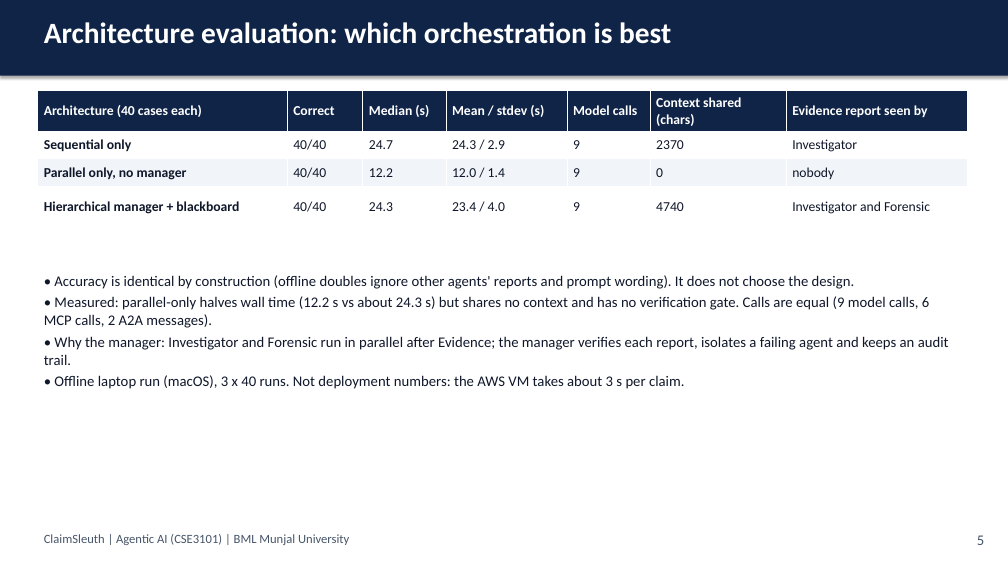
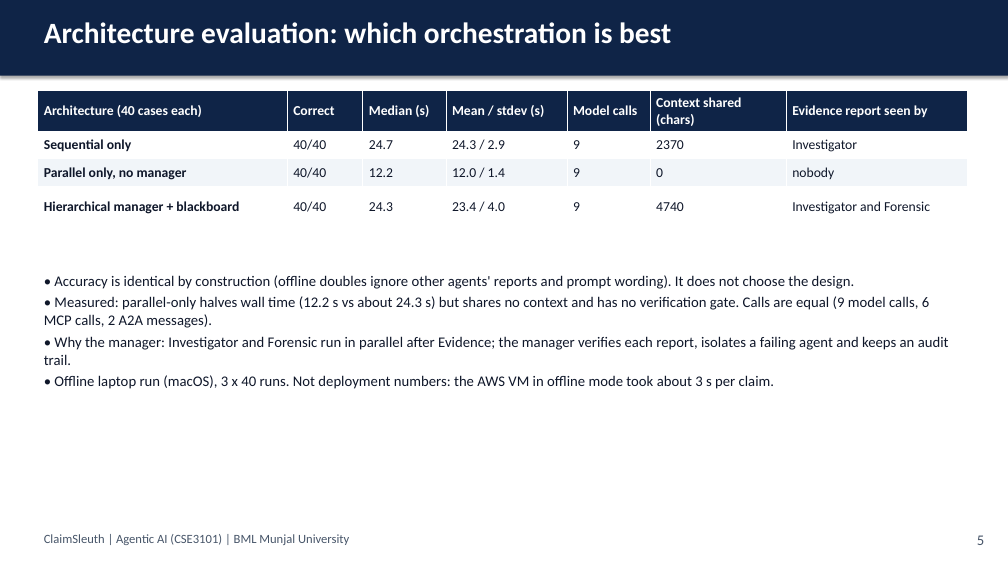
Before and after one commit to astitvasaxena/ClaimSleuth_simple, a slide deck: slide 6 of docs/submission/ClaimSleuth_Final_Presentation.pptx. Drawn at 1008x567 pixels with LibreOffice and Linux fonts; fonts in the diff are those of the drawing. Boxes give left, top, right and bottom in pixels: in the first picture for what was removed or moved away, otherwise in the second. Text is boxed around its words. In the diff, an @@ line names an element or a change of style, - is before the commit and + after.

Commit message:
Sync deliverables to live AWS deployment: Elastic IP, live mode, CI/CD docs, live-run evidence, deploy script fixes

```diff
--- a/docs/submission/ClaimSleuth_Final_Presentation.pptx
+++ b/docs/submission/ClaimSleuth_Final_Presentation.pptx
@@ text at <box>54,375,775,389</box>: text changed @@
-• Offline laptop run (macOS), 3 x 40 runs. Not deployment numbers: the AWS VM takes about 3 s per claim.
+• Offline laptop run (macOS), 3 x 40 runs. Not deployment numbers: the AWS VM in offline mode took about 3 s per claim.
```
Also in this commit, not shown: 4 other slides changed, 20 other files.
